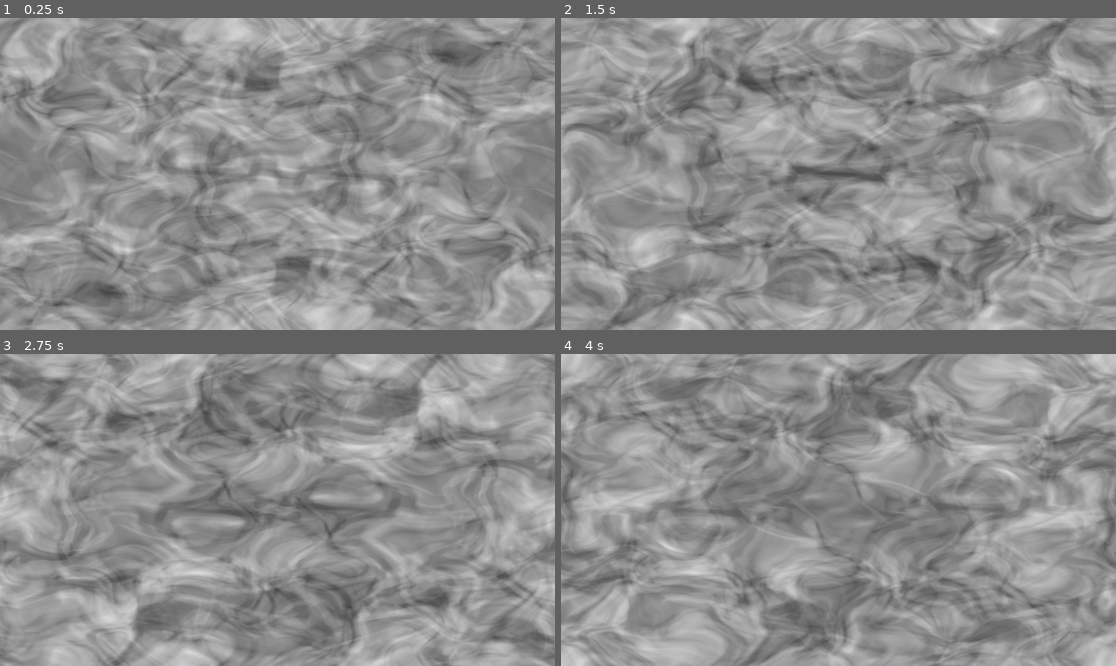
Above: before the commit, frames 1-4 (two rows, left to right).
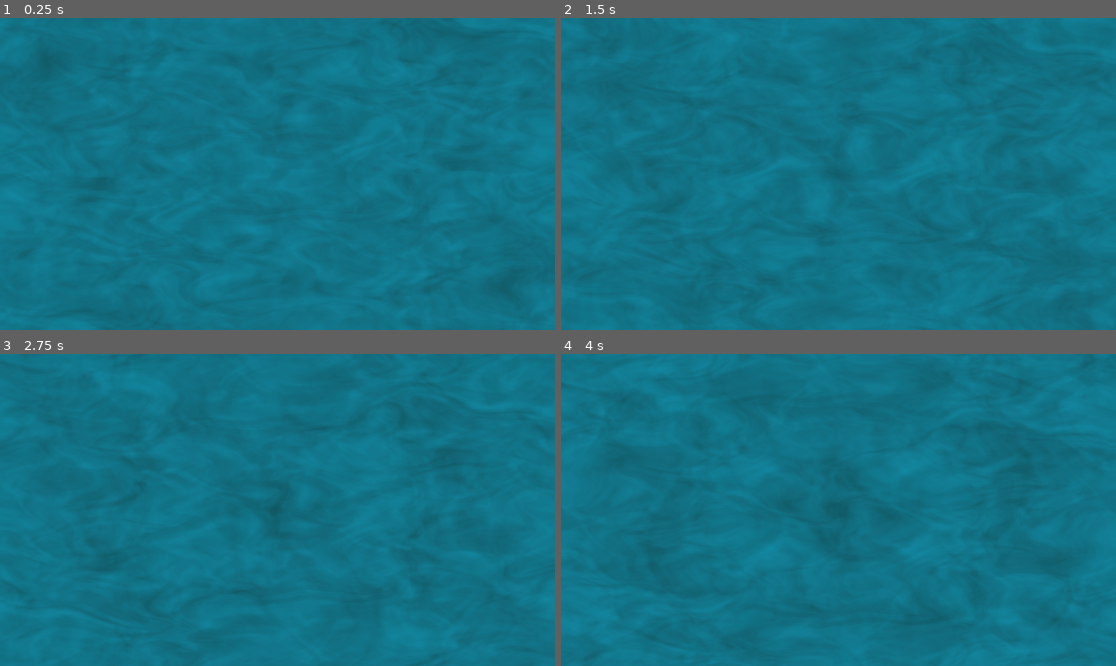
Above: after the commit, the same moments.

Repository: borna-misetic/X.Press-2025
Game: Godot game, scene res://Scenes/shader_test.tscn
The game is run twice, just before and just after one commit, with the same random seed, the same clock (stepped at 60 frames per second) and the same inputs. The project has no main scene, so this scene is started directly.
Inputs:
- Up to frame 1 (0.25 s): no input
- Up to frame 2 (1.5 s): no input
- Up to frame 3 (2.75 s): no input
- Up to frame 4 (4 s): no input

The runs differ from the first frame. In frame 1, 100% of the frame differs, in the area x 0-100%, y 0-100%; in frame 2, 100%; in frame 3, 100%; in frame 4, 100%.

Commit message:
SHader testing

Diff:
--- a/Scenes/shader_test.tscn
+++ b/Scenes/shader_test.tscn
@@ -1,26 +1,64 @@
-[gd_scene load_steps=4 format=3 uid="uid://cweao267oa60y"]
+[gd_scene load_steps=7 format=3 uid="uid://cweao267oa60y"]
 
+[ext_resource type="Texture2D" uid="uid://b3bsk1jvng1a5" path="res://Textures/WhiteTestingTex.png" id="1_w2ob4"]
 [ext_resource type="Shader" uid="uid://buoki5ed4u14s" path="res://Shaders/Soup.gdshader" id="1_wso2r"]
 [ext_resource type="Texture2D" uid="uid://cdxrt2nuqgfue" path="res://Textures/Swirl_01-512x512.png" id="2_w2ob4"]
+[ext_resource type="Shader" uid="uid://yc1juobgft8k" path="res://Shaders/shader_test.gdshader" id="4_mrmnq"]
 
 [sub_resource type="ShaderMaterial" id="ShaderMaterial_mrmnq"]
 shader = ExtResource("1_wso2r")
-shader_parameter/speed = 0.1
+shader_parameter/speed = 0.05
+
+[sub_resource type="ShaderMaterial" id="ShaderMaterial_w2ob4"]
+shader = ExtResource("4_mrmnq")
+shader_parameter/frequency = 60.0
 
 [node name="Shader test" type="Node2D"]
 
+[node name="WhiteTestingTex" type="Sprite2D" parent="."]
+modulate = Color(0.203182, 0.730531, 0.769413, 1)
+position = Vector2(960, 540)
+scale = Vector2(76.8, 43.2)
+texture = ExtResource("1_w2ob4")
+
 [node name="Sprite2D" type="Sprite2D" parent="."]
+modulate = Color(0.0431373, 0.501961, 0.682353, 0.25098)
 texture_repeat = 2
 material = SubResource("ShaderMaterial_mrmnq")
 position = Vector2(960, 540)
-scale = Vector2(3.75, 2.109)
+scale = Vector2(4.05, 2.409)
 texture = ExtResource("2_w2ob4")
 
-[node name="Sprite2D2" type="Sprite2D" parent="."]
-modulate = Color(1, 1, 1, 0.501961)
+[node name="Sprite2D3" type="Sprite2D" parent="."]
+modulate = Color(0.0431373, 0.501961, 0.682353, 0.25098)
 texture_repeat = 2
 material = SubResource("ShaderMaterial_mrmnq")
 position = Vector2(960, 540)
 rotation = 3.14159
+scale = Vector2(4.05, 2.409)
+texture = ExtResource("2_w2ob4")
+
+[node name="Sprite2D2" type="Sprite2D" parent="."]
+modulate = Color(0, 0.607843, 0.764706, 0.25098)
+texture_repeat = 2
+material = SubResource("ShaderMaterial_mrmnq")
+position = Vector2(960, 540)
+rotation = 1.5708
+scale = Vector2(2.409, 4.05)
+texture = ExtResource("2_w2ob4")
+
+[node name="Sprite2D4" type="Sprite2D" parent="."]
+modulate = Color(0, 0.607843, 0.764706, 0.25098)
+texture_repeat = 2
+material = SubResource("ShaderMaterial_mrmnq")
+position = Vector2(960, 540)
+rotation = 4.71239
+scale = Vector2(2.409, 4.05)
+texture = ExtResource("2_w2ob4")
+
+[node name="Distort" type="Sprite2D" parent="."]
+texture_repeat = 2
+material = SubResource("ShaderMaterial_w2ob4")
+position = Vector2(960, 540)
 scale = Vector2(3.75, 2.109)
 texture = ExtResource("2_w2ob4")
--- a/Shaders/Soup.gdshader
+++ b/Shaders/Soup.gdshader
@@ -1,12 +1,13 @@
 shader_type canvas_item;
 
-uniform float speed = 0.1;
-uniform sampler2D existing_screen_texture : hint_screen_texture, filter_linear_mipmap;
+uniform float speed = 0.001;
+
 void vertex() {
 	UV.x += TIME*speed;
 }
 
 void fragment() {
+
 }
 
 //void light() {
--- /dev/null
+++ b/Shaders/shader_test.gdshader
@@ -0,0 +1,22 @@
+shader_type canvas_item;
+
+uniform sampler2D existing_screen_texture : hint_screen_texture, filter_linear_mipmap;
+uniform float frequency = 60;
+
+void vertex() {
+
+}
+
+void fragment() {
+	vec2 new_uv = SCREEN_UV;
+	new_uv.x += sin(new_uv.y*frequency+TIME)*0.005;
+	//new_uv.y += sin(new_uv.x*frequency+TIME)*0.005;
+
+	vec3 new_colors = textureLod(existing_screen_texture, new_uv, 0.0).rgb;
+	COLOR.rgb = new_colors;
+}
+
+//void light() {
+//	// Called for every pixel for every light affecting the CanvasItem.
+//	// Uncomment to replace the default light processing function with this one.
+//}
Not shown, added: Shaders/shader_test.gdshader.uid
